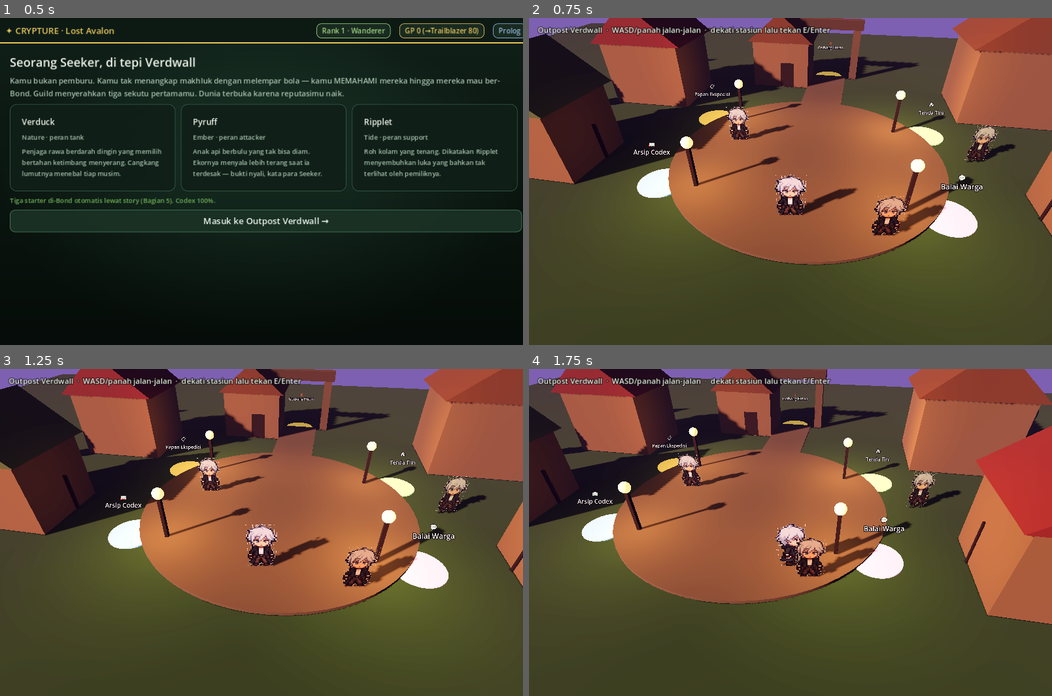
Above: before the commit, frames 1-4 (two rows, left to right).
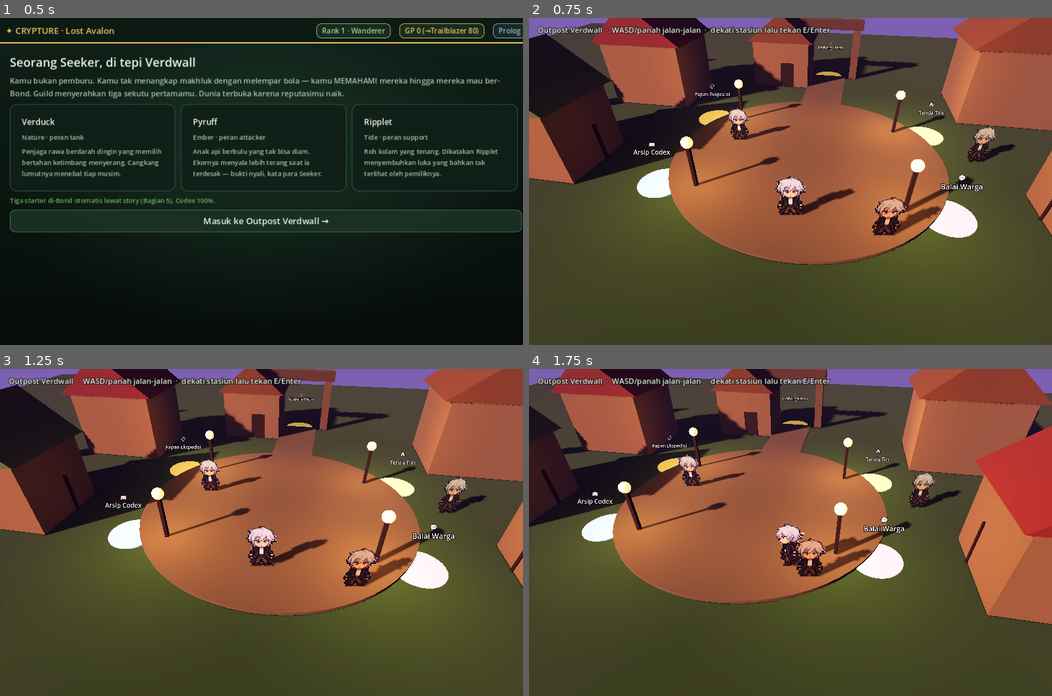
Above: after the commit, the same moments.

Repository: Yuukong-JP/crypture-la
Game: Godot game, scene res://scenes/Main.tscn
The game is run twice, just before and just after one commit, with the same random seed, the same clock (stepped at 60 frames per second) and the same inputs.
Inputs (mouse positions are in pixels of both pictures, inside the frame that each line leads up to):
- Up to frame 1 (0.5 s): no input
- Up to frame 2 (0.75 s): click "Masuk ke Outpost Verdwall →" at 0.5 s
- Up to frame 3 (1.25 s): no input
- Up to frame 4 (1.75 s): tap Enter at 1.25 s; move the mouse to (905, 516) at 1.27 s; hold D from 1.28 s (still down); tap P at 1.35 s; click (905, 516) at 1.42 s; tap Space at 1.52 s

Frame 1 is identical in both runs. In frame 2, 0.7% of the frame differs, in the area x 37-93%, y 27-67%; in frame 3, 0.7%; in frame 4, 0.8%, in the area x 28-83%, y 25-64%.

Commit message:
Animasi jalan MC (4 arah x 3 frame) + bersihkan edge sprite (MC + Crypture)
- Edge cleanup: keying latar JPEG hanya 2 warna checkerboard spesifik +
  erosi tepi (1px MC, 2px Crypture) + despeckle -> hilang halo putih di
  tepi. Re-defringe verduck/pyruff/ripplet/mosswhim (+back).
- Sprite MC: ekstrak frame jalan dari sheet (row1=depan, row2=belakang,
  row3=kiri, row4=kanan; 3 frame/arah) -> seeker_<dir>_w0..2.png.
- ExploreZone3D & HubTown3D: _anim_sprite() siklus 3 frame jalan saat
  bergerak (~8fps), idle saat diam; _face_move() pilih arah.

Co-Authored-By: Claude Opus 4.8 <noreply@anthropic.com>
Claude-Session: https://claude.ai/code/session_017cryWmWmrTAiDsFJSU2XSh

Diff:
--- a/godot/scenes/ExploreZone3D.gd
+++ b/godot/scenes/ExploreZone3D.gd
@@ -13,8 +13,11 @@
 const NEAR := 1.35
 
 var player: Sprite3D
-var _ptex := {}            # tekstur arah seeker (front/back/left/right)
+var _idle := {}            # tekstur idle per arah
+var _walk := {}            # array tekstur jalan per arah
 var _facing := "front"
+var _anim_t := 0.0
+var _moving := false
 var cam: Camera3D
 var creatures: Array = []   # {sid, cid, node, alive, behavior, pos}
 var lores: Array = []       # {lid, for, type, text, name, node, used, pos}
@@ -86,13 +89,8 @@
 	ex.font_size = 64; ex.outline_size = 16; ex.modulate = Color("#e7c659")
 	ex.position = exit_pos + Vector3(0, 1.4, 0); add_child(ex)
 
-	_ptex = {
-		"front": load("res://assets/world/seeker.png"),
-		"back": load("res://assets/world/seeker_back.png"),
-		"left": load("res://assets/world/seeker_left.png"),
-		"right": load("res://assets/world/seeker_right.png"),
-	}
-	player = _billboard(_ptex["front"], _grid_to_world(7, 9), 2.0, true)
+	_load_seeker()
+	player = _billboard(_idle["front"], _grid_to_world(7, 9), 2.0, true)
 	_player_base_y = player.position.y
 	_state_player = player.position
 
@@ -123,16 +121,34 @@
 	cam.position = p + Vector3(1.5, 6.8, 8.0)   # 3/4 dari belakang-samping
 	cam.look_at(p + Vector3(0, 0.6, 0), Vector3.UP)
 
-# Ganti sprite seeker sesuai arah jalan (relatif kamera: -z=jauh/belakang, +z=dekat/depan).
+func _load_seeker() -> void:
+	var base := "res://assets/world/"
+	_idle = {
+		"front": load(base + "seeker.png"), "back": load(base + "seeker_back.png"),
+		"left": load(base + "seeker_left.png"), "right": load(base + "seeker_right.png"),
+	}
+	for d in ["front", "back", "left", "right"]:
+		_walk[d] = [load("%sseeker_%s_w0.png" % [base, d]), load("%sseeker_%s_w1.png" % [base, d]), load("%sseeker_%s_w2.png" % [base, d])]
+
+# Arah hadap sesuai gerak (relatif kamera: -z=jauh/belakang, +z=dekat/depan).
 func _face_move(d: Vector3) -> void:
-	var key := ""
 	if absf(d.x) > absf(d.z):
-		key = "left" if d.x < 0 else "right"
+		_facing = "left" if d.x < 0 else "right"
 	else:
-		key = "back" if d.z < 0 else "front"
-	if key != _facing and _ptex.has(key):
-		_facing = key
-		player.texture = _ptex[key]
+		_facing = "back" if d.z < 0 else "front"
+
+# Animasi: siklus 3 frame jalan saat bergerak, idle saat diam.
+func _anim_sprite(delta: float) -> void:
+	var tex: Texture2D
+	if _moving:
+		_anim_t += delta
+		var frames: Array = _walk[_facing]
+		tex = frames[int(_anim_t * 8.0) % frames.size()]
+	else:
+		_anim_t = 0.0
+		tex = _idle[_facing]
+	if player.texture != tex:
+		player.texture = tex
 
 func _build_hud() -> void:
 	var layer := CanvasLayer.new(); add_child(layer)
@@ -159,7 +175,8 @@
 	if Input.is_key_pressed(KEY_S) or Input.is_key_pressed(KEY_DOWN): dir.z += 1
 	if Input.is_key_pressed(KEY_A) or Input.is_key_pressed(KEY_LEFT): dir.x -= 1
 	if Input.is_key_pressed(KEY_D) or Input.is_key_pressed(KEY_RIGHT): dir.x += 1
-	if dir != Vector3.ZERO:
+	_moving = dir != Vector3.ZERO
+	if _moving:
 		var np: Vector3 = player.position + dir.normalized() * MOVE_SPEED * delta
 		np.x = clampf(np.x, -16, 16); np.z = clampf(np.z, -12, 12)
 		player.position = Vector3(np.x, _player_base_y, np.z)
@@ -167,6 +184,7 @@
 		_face_move(dir)
 		_update_cam()
 		_check_proximity()
+	_anim_sprite(delta)
 	_animate_world(delta)
 
 # Goyang-idle + perilaku liar (wander/flee) — bikin dunia terasa hidup.
--- a/godot/scenes/HubTown3D.gd
+++ b/godot/scenes/HubTown3D.gd
@@ -10,8 +10,11 @@
 const NEAR := 1.7
 
 var player: Sprite3D
-var _ptex := {}            # tekstur arah seeker (front/back/left/right)
+var _idle := {}            # tekstur idle per arah
+var _walk := {}            # array tekstur jalan per arah
 var _facing := "front"
+var _anim_t := 0.0
+var _moving := false
 var cam: Camera3D
 var stations: Array = []     # {kind, name, pos, label}
 var _near = null             # stasiun terdekat dalam jangkauan
@@ -82,13 +85,8 @@
 		var npc := _billboard(seeker_tex, item[0], 1.9)
 		npc.modulate = item[1]
 
-	_ptex = {
-		"front": load("res://assets/world/seeker.png"),
-		"back": load("res://assets/world/seeker_back.png"),
-		"left": load("res://assets/world/seeker_left.png"),
-		"right": load("res://assets/world/seeker_right.png"),
-	}
-	player = _billboard(_ptex["front"], Vector3(0, 0, 6), 2.0)
+	_load_seeker()
+	player = _billboard(_idle["front"], Vector3(0, 0, 6), 2.0)
 	_player_base_y = player.position.y
 	_state_player = player.position
 
@@ -195,16 +193,34 @@
 	cam.position = p + Vector3(1.5, 6.8, 8.0)
 	cam.look_at(p + Vector3(0, 0.6, 0), Vector3.UP)
 
-# Ganti sprite seeker sesuai arah jalan (relatif kamera: -z=jauh/belakang, +z=dekat/depan).
+func _load_seeker() -> void:
+	var base := "res://assets/world/"
+	_idle = {
+		"front": load(base + "seeker.png"), "back": load(base + "seeker_back.png"),
+		"left": load(base + "seeker_left.png"), "right": load(base + "seeker_right.png"),
+	}
+	for d in ["front", "back", "left", "right"]:
+		_walk[d] = [load("%sseeker_%s_w0.png" % [base, d]), load("%sseeker_%s_w1.png" % [base, d]), load("%sseeker_%s_w2.png" % [base, d])]
+
+# Arah hadap sesuai gerak (relatif kamera: -z=jauh/belakang, +z=dekat/depan).
 func _face_move(d: Vector3) -> void:
-	var key := ""
 	if absf(d.x) > absf(d.z):
-		key = "left" if d.x < 0 else "right"
+		_facing = "left" if d.x < 0 else "right"
 	else:
-		key = "back" if d.z < 0 else "front"
-	if key != _facing and _ptex.has(key):
-		_facing = key
-		player.texture = _ptex[key]
+		_facing = "back" if d.z < 0 else "front"
+
+# Animasi: siklus 3 frame jalan saat bergerak, idle saat diam.
+func _anim_sprite(delta: float) -> void:
+	var tex: Texture2D
+	if _moving:
+		_anim_t += delta
+		var frames: Array = _walk[_facing]
+		tex = frames[int(_anim_t * 8.0) % frames.size()]
+	else:
+		_anim_t = 0.0
+		tex = _idle[_facing]
+	if player.texture != tex:
+		player.texture = tex
 
 # ---------------- HUD ----------------
 func _build_hud() -> void:
@@ -249,6 +265,8 @@
 		_state_player = player.position
 		_face_move(dir)
 		_update_cam()
+	_moving = dir != Vector3.ZERO
+	_anim_sprite(delta)
 	_check_near()
 	_animate(delta)
 
Binary file changed: godot/assets/crypture/mosswhim.png
Binary file changed: godot/assets/crypture/pyruff.png
Binary file changed: godot/assets/crypture/pyruff_back.png
Binary file changed: godot/assets/crypture/ripplet.png
Binary file changed: godot/assets/crypture/ripplet_back.png
Binary file changed: godot/assets/crypture/verduck.png
Binary file changed: godot/assets/crypture/verduck_back.png
Binary file changed: godot/assets/world/seeker.png
Binary file changed: godot/assets/world/seeker_back.png
Binary file added: godot/assets/world/seeker_back_w0.png
Binary file added: godot/assets/world/seeker_back_w1.png
Binary file added: godot/assets/world/seeker_back_w2.png
(and 12 more such lines)
